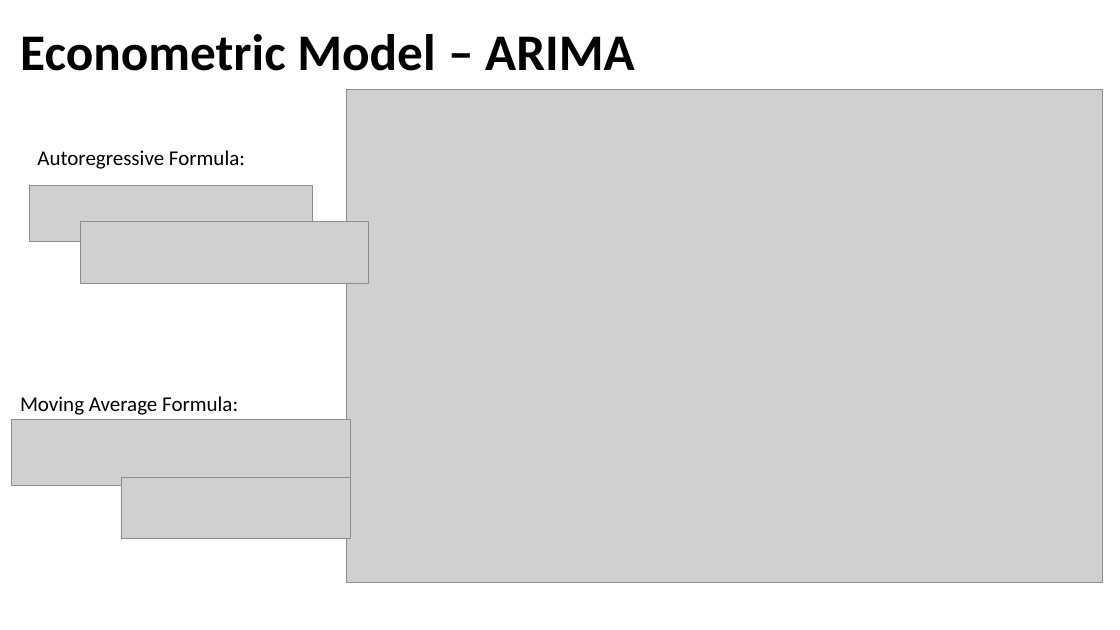
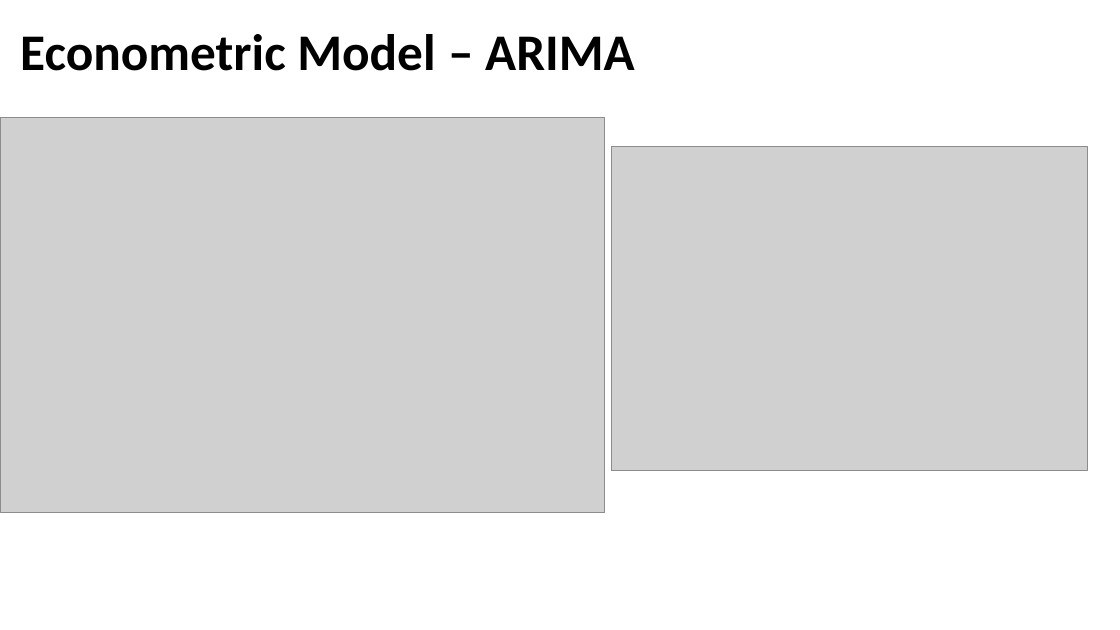
Before and after one commit to jwaliaga/NatGasDemandForcast, a slide deck: slide 6 of Docs/Methodology Presentation.pptx. Drawn at 1120x630 pixels with LibreOffice and Linux fonts; fonts in the diff are those of the drawing; grey boxes stand for pictures. Boxes give left, top, right and bottom in pixels: in the first picture for what was removed or moved away, otherwise in the second. Text is boxed around its words. In the diff, an @@ line names an element or a change of style, - is before the commit and + after.

Commit message:
Deploy-Update-Presentation

```diff
--- a/Docs/Methodology Presentation.pptx
+++ b/Docs/Methodology Presentation.pptx
@@ picture: place and size @@
-picture at [346, 89, 1102, 582]
+picture at [0, 118, 605, 512]
@@ picture added at [612, 146, 1088, 471] @@
@@ text removed at [37, 150, 245, 169] @@
-Autoregressive Formula:
@@ picture removed at [29, 186, 313, 242] @@
@@ picture removed at [80, 222, 368, 283] @@
@@ text removed at [20, 396, 238, 415] @@
-Moving Average Formula:
@@ picture removed at [12, 420, 351, 486] @@
@@ picture removed at [121, 477, 351, 539] @@
```
Also in this commit, not shown: 5 other files.
